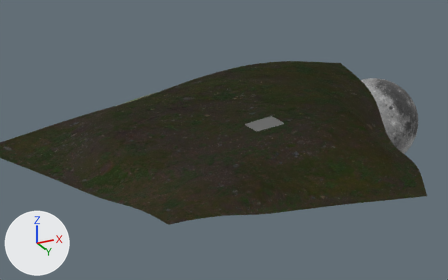
What one commit did to the glTF model static/scene.glb.
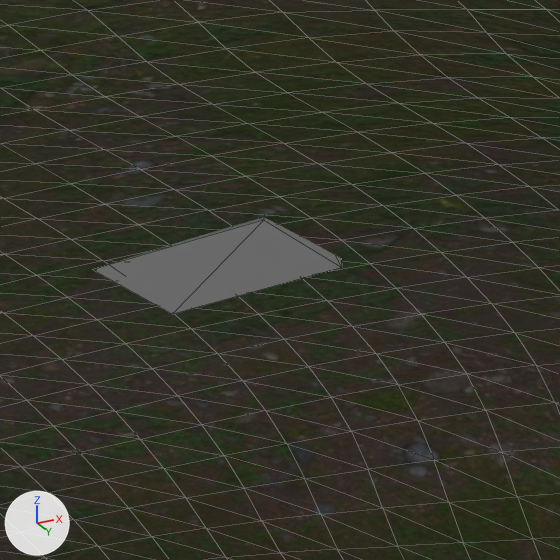
There are two pictures of each version: one from a 50 mm lens placed at (22.73, -45.94, -21.31), pointed at (0.3, -1.09, -1.12), one close up on the part from 51% to 71% of the width and 29% to 61% of the height. Lighting does not change. The marker at lower left points along +X, +Y and +Z. The close-ups show mesh edges as thin lines. Where no turn or scale is listed for an object, it has been applied to the vertices. Vertices at the same position are counted once.

In view in the first close-up: 'Hill', 'House'.
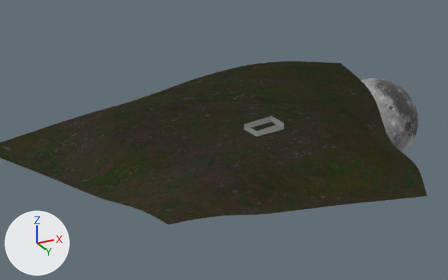
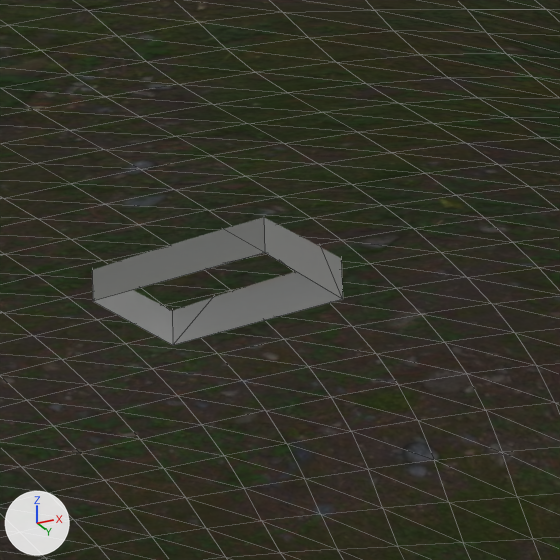
Changed parts and their boxes (x1, y1, x2, y2) in the close-ups (560 x 560 px):
```json
{"object": "House", "change": "reshaped", "before": [96, 217, 342, 314], "after": [92, 217, 343, 345]}
```

Edits to the scene script, one JSON object a line:
```json
{"op": "add", "block": "img_house", "code": ["img_house = load_image('House', '_unpacked/House', 1024, 1024, 'sRGB')"]}
{"op": "add", "block": "mat_material", "code": "n2 = _N.new('ShaderNodeMix'); n2.name = 'Mix'"}
{"op": "add", "block": "mat_material", "code": "n2.data_type = 'RGBA'"}
{"op": "add", "block": "mat_material", "code": "n2.blend_type = 'MULTIPLY'"}
{"op": "add", "block": "mat_material", "code": "n2.inputs[0].default_value = 1.0  # 'Factor'"}
{"op": "add", "block": "mat_material", "code": "n3 = _N.new('ShaderNodeVertexColor'); n3.name = 'Color Attribute'"}
{"op": "add", "block": "mat_material", "code": "n4 = _N.new('ShaderNodeTexImage'); n4.name = 'Image Texture'"}
{"op": "add", "block": "mat_material", "code": "n4.image = img_house"}
{"block": "mat_material", "where": "n0 = _N.new('ShaderNodeBsdfPrincipled'); n0.name = 'Principled BSDF'"}
{"op": "add", "block": "mat_material", "code": "_L.new(n2.outputs[2], n0.inputs[0])  # 'Result' to 'Base Color'"}
{"op": "add", "block": "mat_material", "code": "_L.new(n3.outputs[0], n2.inputs[7])  # 'Color' to 'B'"}
{"op": "add", "block": "mat_material", "code": "_L.new(n4.outputs[0], n2.inputs[6])  # 'Color' to 'A'"}
{"block": "me_cube", "where": "me_cube.from_pydata(...)  # 16 vertices, 28 faces; spans x -2.13..1.32, y -1.25..1.39, z -0.82..2.0"}
{"block": "me_cube", "where": "# used by ob_house; location = (4.0, 0.0, 1.0)"}
{"block": "me_cube", "where": "# before: 1 (1.16, 0.81, -0.82) at pixel (341, 267), 3 (0.81, -1.16, -0.82) at pixel (263, 220), 5 (-1.62, 1.3, -0.82) at pixel (172, 314), 7 (-1.97, -0.67, -0.82) at pixel (92, 269)"}
{"block": "me_cube", "change": "me_cube part 1"}
{"op": "add", "block": "me_cube", "code": "for i in [1, 3, 5, 7]: me_cube.vertices[i].co += Vector((0.0, 0.0, -0.48))"}
```
